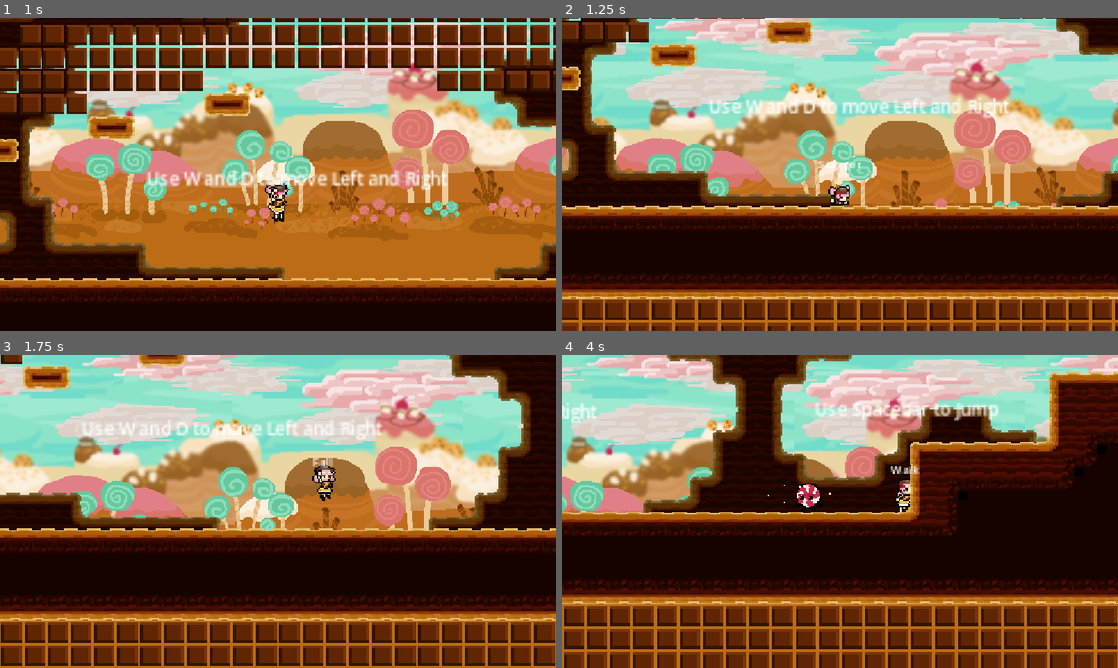
Above: before the commit, frames 1-4 (two rows, left to right).
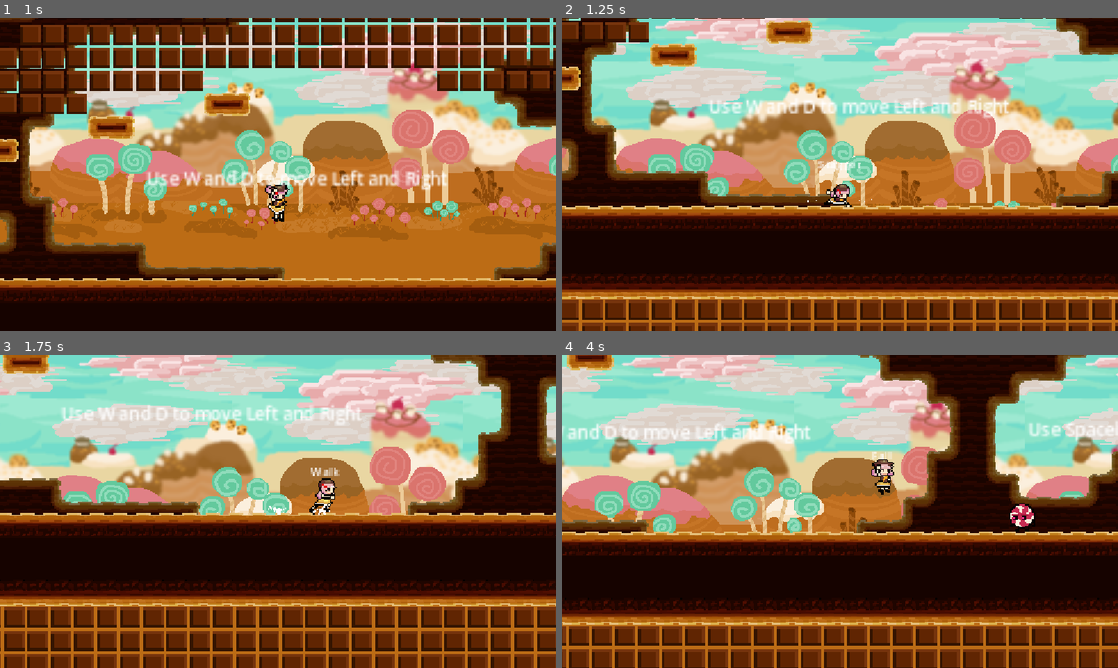
Above: after the commit, the same moments.

Repository: zowlorin/kuki-game
Game: Godot game, scene res://menus/main_menu.tscn
Same seed, same stepped clock (60 frames per second), same inputs: the game is played once before the commit and once after it.
Inputs (mouse positions are in pixels of both pictures, inside the frame that each line leads up to):
- Up to frame 1 (1 s): click "play" at 0.5 s
- Up to frame 2 (1.25 s): no input
- Up to frame 3 (1.75 s): move the mouse to (400, 495) at 1.27 s; hold D (move_right) from 1.28 s (still down); hold Shift (dash) from 1.28 s (still down); click (400, 495) at 1.42 s; tap Space (move_jump, bound only before the commit) at 1.52, 1.55 s
- Up to frame 4 (4 s): tap Space (move_jump, bound only before the commit) at 1.82, 2.1, 2.27, 2.57, 3.05, 3.77 s; move the mouse to (728, 527) at 2.02 s; release Shift (dash) at 2.03 s; tap Shift (dash) at 2.3, 3.6 s; move the mouse to (895, 442) at 2.77 s; release D (move_right) at 2.78 s; hold A (move_left) 2.78-3.53 s; hold Shift (dash) 2.78-3.53 s; move the mouse to (812, 574) at 3.52 s; hold D (move_right) from 3.53 s (still down); click (812, 574) at 3.67 s

Frame 1 is identical in both runs. In frame 2, 0.2% of the frame differs, in the area x 44-56%, y 53-61%; in frame 3, 46%; in frame 4, 67%, in the area x 0-100%, y 0-100%.

Commit message:
polished movement and introduced input buffering

Diff:
--- /dev/null
+++ b/buffering/input_buffer.gd
@@ -0,0 +1,38 @@
+extends Node
+
+class_name InputBuffer
+
+@export var buffer_time : float = 0.3
+
+@onready var player: CharacterBody2D = owner
+@onready var state_machine: StateMachine = player.get_node("StateMachine")
+
+@onready var buffered: String
+@onready var buffer_start: float
+
+func _unhandled_input(event: InputEvent) -> void:
+	if buffered != "":
+		return
+
+	if event.is_action_pressed("jump") and state_machine.current_state.name == "Fall":
+		buffer_start = Time.get_unix_time_from_system()
+		buffered = "jump"
+		print("Buffered " + buffered)
+	elif event.is_action_pressed("dash") and player.can_dash:
+		buffer_start = Time.get_unix_time_from_system()
+		buffered = "dash"
+		print("Buffered " + buffered)
+
+func _physics_process(delta: float) -> void:
+	var curr_frame: float = Time.get_unix_time_from_system()
+
+	if buffered == "":
+		return
+
+	if player.is_on_floor() and Input.is_action_just_pressed(buffered) and (curr_frame - buffer_start) <= buffer_time:
+		print("Allowed " + buffered)
+		state_machine.transition_to(buffered.capitalize())
+		buffered = ""
+
+	if (curr_frame - buffer_start) <= buffer_time:
+		buffered = ""
--- /dev/null
+++ b/gameplay/particle_curve.tres
@@ -0,0 +1,5 @@
+[gd_resource type="Curve" format=3 uid="uid://b5qid14tkfrq5"]
+
+[resource]
+_data = [Vector2(0, 1), 0.0, 0.0, 0, 0, Vector2(0.7458333, 0.49230766), 0.0, 0.0, 0, 0, Vector2(1, 0), 0.0, 0.0, 0, 0]
+point_count = 3
--- a/gameplay/player.gd
+++ b/gameplay/player.gd
@@ -34,7 +34,6 @@
 @onready var on_coyote: bool = false
 @onready var can_dash: bool = true
 
-#@onready var y_speed: float = 0.0
 @onready var move_speed: float = 0.0
 @onready var move_dash: float = 0.0
 @onready var prev_direction: float = 1.0
@@ -42,165 +41,30 @@
 @onready var helpers: Node = $Helpers
 @onready var state_machine: StateMachine = $StateMachine
 
-#func _ready() -> void:
-	#add_state(StateMachine.State.IDLE)
-	#add_state(StateMachine.State.FALLING)
-#
-#func add_state(state: StateMachine.State):
-	#if curr_states.has(state):
-		#return
-	#
-	#curr_states.append(state)
-#
-#func fall():
-	#if (!curr_states.has(StateMachine.State.JUMPING)):
-		#return
-	#if (curr_states.has(StateMachine.State.FALLING)):
-		#return
-		#
-	#add_state(StateMachine.State.FALLING)
-	#curr_states.erase(StateMachine.State.JUMPING)
-	#
-	#fall_frame = Time.get_unix_time_from_system()
-#
-#func jump():
-	#if (curr_states.has(StateMachine.State.JUMPING)):
-		#return
-	#if (!curr_states.has(StateMachine.State.FALLING)):
-		#return
-	#
-	#add_state(StateMachine.State.JUMPING)
-	#curr_states.erase(StateMachine.State.FALLING)
-	#get_tree().call_group("JumpTimers", "stop")
-	#jumped_last_frame = true
-	#jump_buffered = false
-	#on_coyote = false
-	#
-	#jump_frame = Time.get_unix_time_from_system()
-	#
-#func accel():
-	#if (curr_states.has(StateMachine.State.MOVING)):
-		#return
-	#if (!curr_states.has(StateMachine.State.IDLE)):
-		#return
-	#add_state(StateMachine.State.MOVING)
-	#curr_states.erase(StateMachine.State.IDLE)
-	#accel_frame = Time.get_unix_time_from_system()
-	#
-#func decel():
-	#if (!curr_states.has(StateMachine.State.MOVING)):
-		#return
-	#if (curr_states.has(StateMachine.State.IDLE)):
-		#return
-	#add_state(StateMachine.State.IDLE)
-	#curr_states.erase(StateMachine.State.MOVING)
-	#decel_frame = Time.get_unix_time_from_system()
-#
-#func dash():
-	#if (curr_states.has(StateMachine.State.DASHING)):
-		#return
-	#
-	#add_state(StateMachine.State.DASHING)
-	#dash_frame = Time.get_unix_time_from_system()
-	#can_dash = false
-#
 func _physics_process(_delta: float) -> void:
-	#if Input.is_action_just_pressed("move_jump"):
-		#print("jump buffered")
+	var move_direction: float = Input.get_axis("move_left", "move_right")
 
-	#var curr_frame: float = Time.get_unix_time_from_system()
-	#
-	#if is_on_floor():
-		#velocity.y = 0
-		#
-	#if (curr_states.has(StateMachine.State.JUMPING)):
-		#velocity.y = -(jump_curve.sample((curr_frame - jump_frame) / jump_duration)) * jump_speed;
-		#
-	#if (curr_states.has(StateMachine.State.FALLING)):
-		#velocity.y = (1 - (fall_curve.sample((curr_frame - fall_frame) / fall_duration))) * fall_speed;
-		#
-	#if (curr_states.has(StateMachine.State.MOVING)):
-		#move_speed = accel_curve.sample((curr_frame - accel_frame) / accel_duration) * max_speed
-		#
-	#if (curr_states.has(StateMachine.State.IDLE)):
-		#move_speed = decel_curve.sample((curr_frame - decel_frame) / decel_duration) * max_speed
-	#
-	#if (curr_states.has(StateMachine.State.DASHING)):
-		#$Helpers/DashInvinciblity.start()
-		#$Hurtbox/CollisionShape2D.set_deferred("disabled", true)
-		#move_dash = prev_direction * dash_speed
-	#
-	#if (curr_frame - dash_frame) >= dash_duration:
-		#curr_states.erase(StateMachine.State.DASHING)
-		#move_dash = 0
-	#
-	#if (((curr_frame - jump_frame) >= jump_duration or is_on_ceiling() or Input.is_action_just_released("move_jump")) and curr_states.has(StateMachine.State.JUMPING)):
-		#jumped_last_frame = false
-		#fall()
-	#
-	#if (not is_on_floor() and !curr_states.has(StateMachine.State.JUMPING)):
-		#fall()
-#
-	#if (Input.is_action_just_pressed("move_jump") or jump_buffered):
-		#if $Helpers/JumpBufferer.is_stopped():
-			#$Helpers/JumpBufferer.start()
-			#jump_buffered = true
-		#
-		#if is_on_floor() or on_coyote:
-			#jump()
-		#
-	var move_direction: float = Input.get_axis("move_left", "move_right")
-	#move_speed = accel_curve.sample((curr_frame - jump_frame) / accel_duration) * player.max_speed
-	#
 	if abs(move_direction) > 0:
 		prev_direction = move_direction
-	#
-	#move_speed = accel_curve.sample((curr_frame - accel_frame) / accel_duration) * max_speed
+
 	velocity.x = move_direction * move_speed + move_dash
-	#velocity.y = y_speed
 
-	#
-	#if abs(move_direction) > 0 and (!curr_states.has(StateMachine.State.MOVING)) and (curr_states.has(StateMachine.State.IDLE)):
-		#accel()
-		#
-	#if move_direction == 0 and (curr_states.has(StateMachine.State.MOVING)) and (!curr_states.has(StateMachine.State.IDLE)):
-		#decel()
-	#
-	#if Input.is_action_just_pressed("dash") and can_dash:
-		#dash()
-#
 	was_on_floor = is_on_floor()
-	#
 	move_and_slide()
 #
 	if was_on_floor != is_on_floor() and $Helpers/CoyoteTimer.is_stopped():
 		$Helpers/CoyoteTimer.start()
 		on_coyote = true
 
-	#var temp = curr_states.back()
-	#for state in curr_states:
-		#if state > temp and is_on_floor():
-			#temp = state
-	#change_state(temp)
-#
-#func change_state(new_state: StateMachine.State):
-	#if state_manager != null:
-		#state_manager.queue_free()
-	#state_manager = state_machine.get_state(new_state).new(self, change_state, $AnimatedSprite2D)
-	#add_child(state_manager)
-#
-#func _on_jump_bufferer_timeout() -> void:
-	#jump_buffered = false
-#
 func _on_coyote_timer_timeout() -> void:
 	on_coyote = false
-#
+
 func _on_dash_invinciblity_timeout() -> void:
 	$Hurtbox/CollisionShape2D.set_deferred("disabled", false)
 	$Helpers/DashCooldown.start()
-#
+
 func _on_dash_cooldown_timeout() -> void:
 	can_dash = true
-#
-#func _on_hurtbox_area_entered(area: Area2D) -> void:
-	#print(area)
+
+func _on_hurtbox_area_entered(area: Area2D) -> void:
+	print(area)
--- a/gameplay/player.tscn
+++ b/gameplay/player.tscn
@@ -1,6 +1,7 @@
 [gd_scene format=3 uid="uid://wnyu5xqf1yeh"]
 
 [ext_resource type="Script" uid="uid://s5orqn6p1mrb" path="res://gameplay/player.gd" id="1_4flbx"]
+[ext_resource type="Script" uid="uid://q44pdu62kebi" path="res://buffering/input_buffer.gd" id="2_1g4q3"]
 [ext_resource type="Script" uid="uid://cwubmbexatqve" path="res://states/state_machine.gd" id="2_wfdkp"]
 [ext_resource type="Texture2D" uid="uid://kearqfjv7d3x" path="res://assets/kuki/kukiidle.png" id="2_ysoui"]
 [ext_resource type="Script" uid="uid://bvmwce10nlbbq" path="res://states/player_states/idle_state.gd" id="3_dxbr5"]
@@ -13,7 +14,8 @@
 [ext_resource type="Texture2D" uid="uid://c0ofihnt2bfu4" path="res://assets/kuki/kukijump.png" id="9_ob5am"]
 [ext_resource type="Script" uid="uid://byhaipkgstwjb" path="res://states/player_states/stagger_state.gd" id="12_2wuqc"]
 [ext_resource type="Texture2D" uid="uid://c3nwumc35hlab" path="res://assets/kuki/kukifall.png" id="12_budjd"]
-[ext_resource type="Texture2D" uid="uid://dlvpcao17vsn8" path="res://assets/kuki/kukijump-old.png" id="13_86eyr"]
+[ext_resource type="Texture2D" uid="uid://dw1dnh5v5ikd3" path="res://assets/kuki/kukijumpkris.png" id="14_b2a7g"]
+[ext_resource type="Curve" uid="uid://b5qid14tkfrq5" path="res://gameplay/particle_curve.tres" id="15_b2a7g"]
 
 [sub_resource type="Curve" id="Curve_onrkg"]
 _data = [Vector2(0, 1), 0.0, 0.0, 0, 0, Vector2(0.39320388, 1), 0.0, 0.0, 0, 0, Vector2(0.97959197, 0), 0.0, 0.0, 0, 0]
@@ -420,10 +422,6 @@
 atlas = ExtResource("12_budjd")
 region = Rect2(64, 0, 32, 32)
 
-[sub_resource type="AtlasTexture" id="AtlasTexture_lvbka"]
-atlas = ExtResource("12_budjd")
-region = Rect2(96, 0, 32, 32)
-
 [sub_resource type="AtlasTexture" id="AtlasTexture_wfdkp"]
 atlas = ExtResource("2_ysoui")
 region = Rect2(0, 0, 25, 32)
@@ -468,13 +466,29 @@
 atlas = ExtResource("9_ob5am")
 region = Rect2(64, 0, 32, 32)
 
+[sub_resource type="AtlasTexture" id="AtlasTexture_lvbka"]
+atlas = ExtResource("14_b2a7g")
+region = Rect2(224, 19, 32, 32)
+
+[sub_resource type="AtlasTexture" id="AtlasTexture_qaaio"]
+atlas = ExtResource("14_b2a7g")
+region = Rect2(256, 19, 32, 32)
+
 [sub_resource type="AtlasTexture" id="AtlasTexture_sjyi7"]
-atlas = ExtResource("13_86eyr")
-region = Rect2(32, 19, 32, 32)
-
-[sub_resource type="AtlasTexture" id="AtlasTexture_qaaio"]
-atlas = ExtResource("13_86eyr")
-region = Rect2(256, 19, 32, 32)
+atlas = ExtResource("14_b2a7g")
+region = Rect2(288, 19, 32, 32)
+
+[sub_resource type="AtlasTexture" id="AtlasTexture_uf4tb"]
+atlas = ExtResource("14_b2a7g")
+region = Rect2(320, 19, 32, 32)
+
+[sub_resource type="AtlasTexture" id="AtlasTexture_xbe86"]
+atlas = ExtResource("14_b2a7g")
+region = Rect2(352, 19, 32, 32)
+
+[sub_resource type="AtlasTexture" id="AtlasTexture_ap2wl"]
+atlas = ExtResource("14_b2a7g")
+region = Rect2(384, 19, 32, 32)
 
 [sub_resource type="AtlasTexture" id="AtlasTexture_ysoui"]
 atlas = ExtResource("3_jriu6")
@@ -539,9 +553,6 @@
 }, {
 "duration": 1.25,
 "texture": SubResource("AtlasTexture_he3mg")
-}, {
-"duration": 1.0,
-"texture": SubResource("AtlasTexture_lvbka")
 }],
 "loop": 1,
 "name": &"fall",
@@ -591,11 +602,23 @@
 "speed": 5.0
 }, {
 "frames": [{
-"duration": 1.0,
+"duration": 0.5,
+"texture": SubResource("AtlasTexture_lvbka")
+}, {
+"duration": 0.5,
+"texture": SubResource("AtlasTexture_qaaio")
+}, {
+"duration": 0.5,
 "texture": SubResource("AtlasTexture_sjyi7")
 }, {
-"duration": 1.0,
-"texture": SubResource("AtlasTexture_qaaio")
+"duration": 0.5,
+"texture": SubResource("AtlasTexture_uf4tb")
+}, {
+"duration": 1.0,
+"texture": SubResource("AtlasTexture_xbe86")
+}, {
+"duration": 1.0,
+"texture": SubResource("AtlasTexture_ap2wl")
 }],
 "loop": 0,
 "name": &"stagger",
@@ -633,10 +656,6 @@
 
 [sub_resource type="RectangleShape2D" id="RectangleShape2D_ysoui"]
 size = Vector2(5, 22)
-
-[sub_resource type="Curve" id="Curve_710pl"]
-_data = [Vector2(0, 1), 0.0, 0.0, 0, 0, Vector2(0.7458333, 0.49230766), 0.0, 0.0, 0, 0, Vector2(1, 0), 0.0, 0.0, 0, 0]
-point_count = 3
 
 [node name="Player" type="CharacterBody2D" unique_id=1561153767]
 collision_layer = 2
@@ -722,6 +741,10 @@
 shape = SubResource("RectangleShape2D_ysoui")
 
 [node name="Helpers" type="Node" parent="." unique_id=206144201]
+
+[node name="InputBuffer" type="Node" parent="Helpers" unique_id=1934915055]
+script = ExtResource("2_1g4q3")
+metadata/_custom_type_script = "uid://q44pdu62kebi"
 
 [node name="InputBufferer" type="Timer" parent="Helpers" unique_id=1907309243]
 process_callback = 0
@@ -754,7 +777,33 @@
 gravity = Vector2(-980, 0)
 scale_amount_min = 0.0
 scale_amount_max = 3.0
-scale_amount_curve = SubResource("Curve_710pl")
+scale_amount_curve = ExtResource("15_b2a7g")
+
+[node name="LLandParticles" type="CPUParticles2D" parent="Helpers" unique_id=1037373283]
+position = Vector2(-10, 0)
+emitting = false
+amount = 50
+lifetime = 0.1
+one_shot = true
+explosiveness = 0.1
+emission_shape = 3
+emission_rect_extents = Vector2(5, 1)
+gravity = Vector2(-1960, -980)
+scale_amount_max = 3.0
+scale_amount_curve = ExtResource("15_b2a7g")
+
+[node name="RLandParticles" type="CPUParticles2D" parent="Helpers" unique_id=41672981]
+position = Vector2(10, 0)
+emitting = false
+amount = 50
+lifetime = 0.1
+one_shot = true
+explosiveness = 0.1
+emission_shape = 3
+emission_rect_extents = Vector2(5, 1)
+gravity = Vector2(1960, -980)
+scale_amount_max = 3.0
+scale_amount_curve = ExtResource("15_b2a7g")
 
 [node name="Health" type="Node2D" parent="." unique_id=1261244864]
 
--- a/project.godot
+++ b/project.godot
@@ -38,7 +38,7 @@
 , Object(InputEventKey,"resource_local_to_scene":false,"resource_name":"","device":-1,"window_id":0,"alt_pressed":false …(186 unchanged characters)…
 ]
 }
-move_jump={
+jump={
 "deadzone": 0.2,
 "events": [Object(InputEventKey,"resource_local_to_scene":false,"resource_name":"","device":-1,"window_id":0,"alt_press …(191 unchanged characters)…
 ]
--- a/states/player_states/dash_state.gd
+++ b/states/player_states/dash_state.gd
@@ -9,10 +9,6 @@
 @onready var state_machine: StateMachine = get_parent()
 
 func enter() -> void:
-	if not player.can_dash:
-		state_machine.transition_to(state_machine.prev_state.name)
-		return
-
 	player.helpers.get_node("DashParticles").global_position = player.global_position + emission_offset
 	player.helpers.get_node("DashParticles").emitting = true
 
--- a/states/player_states/fall_state.gd
+++ b/states/player_states/fall_state.gd
@@ -13,18 +13,27 @@
 	player.fall_frame = Time.get_unix_time_from_system()
 
 func physics_update(_delta: float) -> void:
-	if player.is_on_floor() and (player.move_speed > 0):
+	if player.is_on_floor():
+		emit_land_particles()
+		state_machine.transition_to("Stagger")
+	if player.is_on_floor() and (abs(Input.get_axis("move_left", "move_right")) > 0):
 		state_machine.transition_to("Walk")
-	elif (player.is_on_floor() or player.on_coyote) and Input.is_action_just_pressed("move_jump"):
+	elif (player.is_on_floor() or player.on_coyote) and Input.is_action_just_pressed("jump"):
 		state_machine.transition_to("Jump")
-	elif Input.is_action_just_pressed("dash"):
+	elif Input.is_action_just_pressed("dash") and player.can_dash:
 		state_machine.transition_to("Dash")
-	elif player.is_on_floor():
-		state_machine.transition_to("Stagger")
 
 	var curr_frame = Time.get_unix_time_from_system()
 
 	player.velocity.y = (1 - (player.fall_curve.sample((curr_frame - player.fall_frame) / player.fall_duration))) * player.fall_speed
 
+func emit_land_particles() -> void:
+	player.helpers.get_node('LLandParticles').global_position = player.global_position + Vector2(-10, 0)
+	player.helpers.get_node('RLandParticles').global_position = player.global_position + Vector2(10, 0)
+	player.helpers.get_node('LLandParticles').emitting = true
+	player.helpers.get_node('RLandParticles').emitting = true
+
+
+
 func update(_delta: float) -> void:
 	sprite.flip_h = player.prev_direction < 0
--- a/states/player_states/idle_state.gd
+++ b/states/player_states/idle_state.gd
@@ -17,12 +17,10 @@
 		state_machine.transition_to("Fall")
 	if (Input.is_action_pressed("move_left") or Input.is_action_pressed("move_right")) and move_direction != 0	:
 		state_machine.transition_to("Walk")
-	elif Input.is_action_just_pressed("move_jump"):
-		state_machine.transition_to("Stagger")
-	elif Input.is_action_just_pressed("dash"):
+	elif Input.is_action_just_pressed("jump"):
+		state_machine.transition_to("Jump")
+	elif Input.is_action_just_pressed("dash") and player.can_dash:
 		state_machine.transition_to("Dash")
-
-	player.velocity.y = (1 - (player.fall_curve.sample((curr_frame - player.fall_frame) / player.fall_duration))) * player.fall_speed
 
 func update(_delta: float) -> void:
 	player.get_node("AnimatedSprite2D").flip_h = player.prev_direction < 0
--- a/states/player_states/jump_state.gd
+++ b/states/player_states/jump_state.gd
@@ -8,17 +8,21 @@
 
 
 func enter() -> void:
+	sprite.play("jump")
 	player.jump_frame = Time.get_unix_time_from_system()
 
+func exit() -> void:
+	player.velocity.y = 0
+
 func physics_update(_delta: float) -> void:
-	if Input.is_action_just_pressed("dash"):
+	if Input.is_action_just_pressed("dash") and player.can_dash:
 		state_machine.transition_to("Dash")
 	elif player.is_on_floor() and (Input.is_action_just_pressed("move_left") or Input.is_action_just_pressed("move_right")):
 		state_machine.transition_to("Walk")
 
 	var curr_frame = Time.get_unix_time_from_system()
 
-	if (curr_frame - player.jump_frame) >= player.jump_duration or Input.is_action_just_released("move_jump"):
+	if (curr_frame - player.jump_frame) >= player.jump_duration or Input.is_action_just_released("jump"):
 		state_machine.transition_to("Fall")
 
 	player.velocity.y = -(player.jump_curve.sample((curr_frame - player.jump_frame) / player.jump_duration)) * player.jump_speed
--- a/states/player_states/stagger_state.gd
+++ b/states/player_states/stagger_state.gd
@@ -8,16 +8,11 @@
 @onready var state_machine: StateMachine = get_parent()
 @onready var sprite : AnimatedSprite2D = player.get_node("AnimatedSprite2D")
 
-@onready var is_jump : bool = false
 
 func enter() -> void:
-	is_jump = Input.is_action_just_pressed("move_jump")
 	sprite.play("stagger")
-	if is_jump:
-		sprite.play("stagger", -(1/jump_delay), true)
 
 	if !(sprite.animation_finished.is_connected(switch_state)):
-		print("connected")
 		sprite.animation_finished.connect(switch_state)
 
 func exit() -> void:
@@ -25,13 +20,15 @@
 		sprite.animation_finished.disconnect(switch_state)
 
 func physics_update(_delta: float) -> void:
-	pass
+	if abs(Input.get_axis("move_left", "move_right")) > 0:
+		state_machine.transition_to("Walk")
+	elif Input.is_action_just_pressed("jump"):
+		state_machine.transition_to("Jump")
+	elif Input.is_action_just_pressed("dash") and player.can_dash:
+		state_machine.transition_to("Dash")
 
 func update(_delta: float) -> void:
 	sprite.flip_h = player.prev_direction < 0
 
 func switch_state() -> void:
-	if is_jump:
-		state_machine.transition_to("Jump")
-	else:
-		state_machine.transition_to("Idle")
+	state_machine.transition_to("Idle")
--- a/states/player_states/walk_state.gd
+++ b/states/player_states/walk_state.gd
@@ -19,9 +19,9 @@
 
 	if not player.is_on_floor():
 		state_machine.transition_to("Fall")
-	elif Input.is_action_just_pressed("move_jump"):
-		state_machine.transition_to("Stagger")
-	elif Input.is_action_just_pressed("dash"):
+	elif Input.is_action_just_pressed("jump"):
+		state_machine.transition_to("Jump")
+	elif Input.is_action_just_pressed("dash") and player.can_dash:
 		state_machine.transition_to("Dash")
 	elif abs(move_direction) == 0:
 		state_machine.transition_to("Idle")
--- a/states/state_machine.gd
+++ b/states/state_machine.gd
@@ -9,7 +9,6 @@
 var prev_state: State
 
 func _ready() -> void:
-	# Wait for the owner (Player) to be ready
 	await owner.ready
 
 	if initial_state == null:
@@ -32,6 +31,7 @@
 
 	$Label.text = current_state.name
 
+
 func transition_to(target_state_name: String) -> void:
 	var target_state := get_node_or_null(target_state_name) as State
 	if target_state == null:
Binary file removed: assets/kuki/kukijump-old.png
Binary file added: assets/kuki/kukijumpkris.png
Not shown, changed: assets/kuki/kukijumpkris.png.import
Not shown, added: buffering/input_buffer.gd.uid
